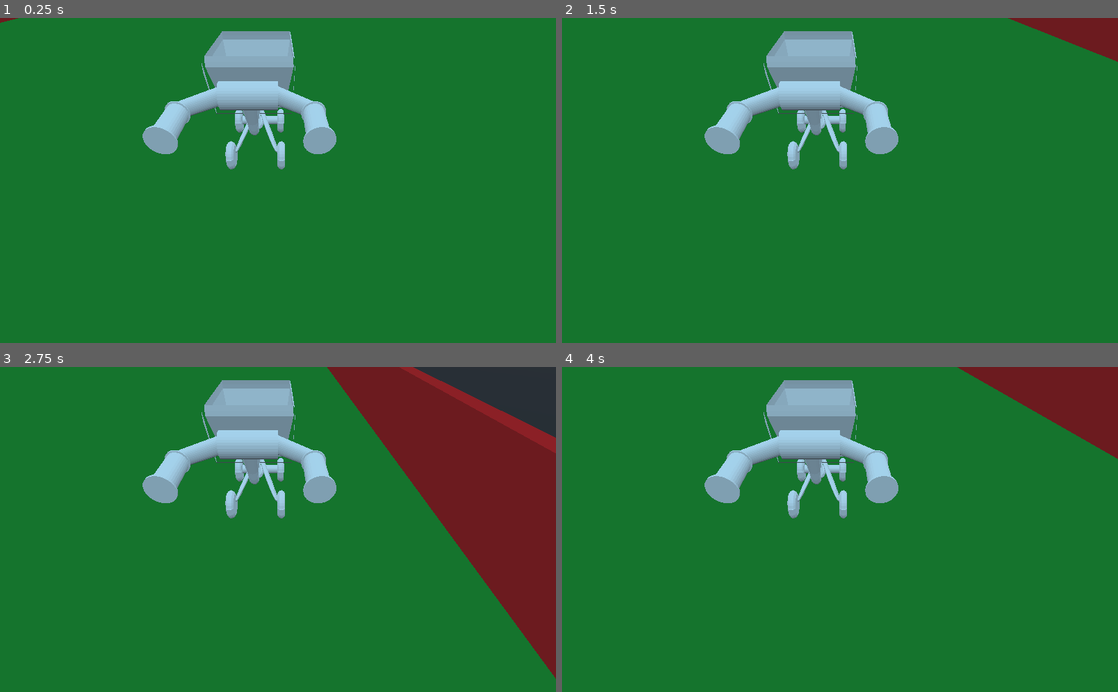
Above: before the commit, frames 1-4 (two rows, left to right).
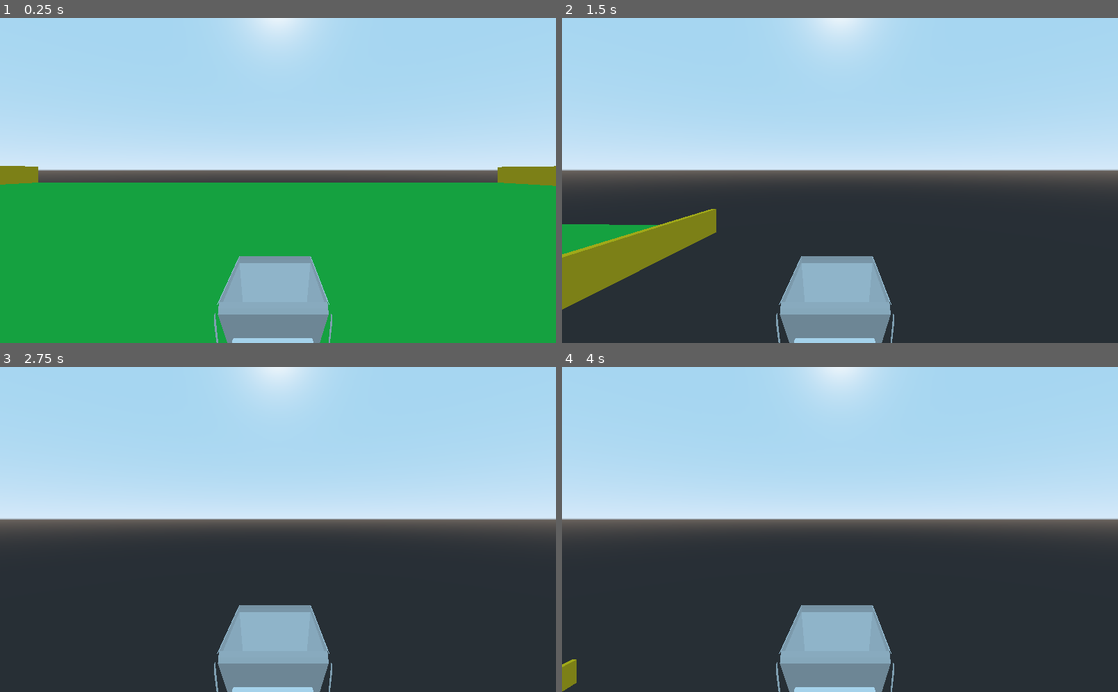
Above: after the commit, the same moments.

Repository: project-abstract/pilot
Game: Godot game, scene res://test.tscn
Same seed, same stepped clock (60 frames per second), same inputs: the game is played once before the commit and once after it.
Inputs:
- Up to frame 1 (0.25 s): no input
- Up to frame 2 (1.5 s): tap Enter at 0.5 s; hold Right 0.53-1.28 s; hold Space 0.53-1.28 s; hold Down from 1.28 s (still down); tap Space at 1.35 s
- Up to frame 3 (2.75 s): tap Space at 1.52, 1.82 s; release Down at 2.03 s; hold Right from 2.03 s (still down); hold Space from 2.03 s (still down)
- Up to frame 4 (4 s): release Right at 2.78 s; release Space at 2.78 s; hold Up 2.78-3.53 s; tap Space at 2.85, 3.02, 3.32, 3.5 s; hold Left from 3.53 s (still down); hold Space from 3.53 s (still down)

The runs differ from the first frame. In frame 1, 99% of the frame differs, in the area x 0-100%, y 0-100%; in frame 2, 99%; in frame 3, 99%; in frame 4, 99%.

Commit message:
Initial fixes

Diff:
--- a/Wall.tscn
+++ b/Wall.tscn
@@ -1,20 +1,19 @@
 [gd_scene load_steps=4 format=2]
 
-[sub_resource type="SpatialMaterial" id=1]
-albedo_color = Color( 0.85098, 0.12549, 0.12549, 1 )
+[sub_resource type="CubeMesh" id=1]
 
-[sub_resource type="CubeMesh" id=2]
-material = SubResource( 1 )
+[sub_resource type="SpatialMaterial" id=2]
+albedo_color = Color( 0.976471, 0.807843, 0.0352941, 1 )
 
 [sub_resource type="ConcavePolygonShape" id=3]
 data = PoolVector3Array( -1, 1, 1, 1, 1, 1, -1, -1, 1, 1, 1, 1, 1, -1, 1, -1, -1, 1, 1, 1, -1, -1, 1, -1, 1, -1, -1, -1 …(284 unchanged characters)…
 
-[node name="Wall" type="Spatial"]
+[node name="wall" type="Spatial"]
 
 [node name="MeshInstance" type="MeshInstance" parent="."]
-transform = Transform( 5, 0, 0, 0, 5, 0, 0, 0, 1, 0, 0, 0 )
-mesh = SubResource( 2 )
-material/0 = null
+transform = Transform( 100, 0, 0, 0, 50, 0, 0, 0, 1, 0, 49.8299, 0 )
+mesh = SubResource( 1 )
+material/0 = SubResource( 2 )
 
 [node name="StaticBody" type="StaticBody" parent="MeshInstance"]
 
--- a/cart.gd
+++ b/cart.gd
@@ -1,6 +1,9 @@
 extends KinematicBody
 
 var direction = Vector3()
+var speed = 200
+var velocity = Vector3()
+var g = -9.8
 
 func _physics_process(delta):
 	direction = Vector3(0,0,0)
@@ -13,5 +16,17 @@
 	if Input.is_key_pressed(KEY_RIGHT):
 		direction.x += 10
 	direction = direction.normalized()
-	move_and_collide(direction)
-	#move_and_slide(direction, Vector3(0,1,0))
+	direction = direction * speed
+	velocity.y += g*delta
+	velocity.x = direction.x
+	velocity.z = direction.z
+	if velocity.y > 0:
+		g = -29.4
+	else:
+		g = -9.8
+
+	#move_and_collide(velocity)
+	velocity = move_and_slide(velocity, Vector3(0,-1,0))
+
+	if Input.is_key_pressed(KEY_SPACE):
+		velocity.y = 20
--- a/cart.tscn
+++ b/cart.tscn
@@ -5,10 +5,11 @@
 [sub_resource type="CapsuleShape" id=1]
 
 [node name="cart" type="KinematicBody"]
+transform = Transform( 1, 0, 0, 0, 1, 0, 0, 0, 1, 0, 0, 5.33847 )
 
 [node name="shopping_cart" parent="." instance=ExtResource( 1 )]
-transform = Transform( 1, 0, 0, 0, 1, 0, 0, 0, 1, 4.83566, 1.60901, -4.16551 )
+transform = Transform( 1, 0, 0, 0, 1, 0, 0, 0, 1, 3.77335, 1.559, -5.29198 )
 
 [node name="CollisionShape" type="CollisionShape" parent="."]
-transform = Transform( 1.93543, 0, 0, 0, 1.9365, 0, 0, 0, 2.75335, 5.01232, 1.58714, -4.54776 )
+transform = Transform( 1.71771, 0, 0, 0, 1.66336, 0, 0, 0, 2.34125, 3.9019, 1.24957, -5.18132 )
 shape = SubResource( 1 )
--- a/floor.tscn
+++ b/floor.tscn
@@ -1,23 +1,21 @@
 [gd_scene load_steps=4 format=2]
 
-[sub_resource type="SpatialMaterial" id=1]
-albedo_color = Color( 0.105882, 0.552941, 0.164706, 1 )
+[sub_resource type="CubeMesh" id=1]
 
-[sub_resource type="CubeMesh" id=2]
-material = SubResource( 1 )
+[sub_resource type="SpatialMaterial" id=2]
+albedo_color = Color( 0.109804, 0.768627, 0.258824, 1 )
 
 [sub_resource type="ConcavePolygonShape" id=3]
 data = PoolVector3Array( -1, 1, 1, 1, 1, 1, -1, -1, 1, 1, 1, 1, 1, -1, 1, -1, -1, 1, 1, 1, -1, -1, 1, -1, 1, -1, -1, -1 …(284 unchanged characters)…
 
-[node name="Floor" type="Spatial"]
+[node name="floor" type="Spatial"]
 
 [node name="MeshInstance" type="MeshInstance" parent="."]
-transform = Transform( 100, 0, 0, 0, 1, 0, 0, 0, 100, -0.16386, 1.07211, -0.399003 )
-mesh = SubResource( 2 )
-material/0 = null
+transform = Transform( 100, 0, 0, 0, 1, 0, 0, 0, 100, 0, 0, 0 )
+mesh = SubResource( 1 )
+material/0 = SubResource( 2 )
 
 [node name="StaticBody" type="StaticBody" parent="MeshInstance"]
 
 [node name="CollisionShape" type="CollisionShape" parent="MeshInstance/StaticBody"]
-transform = Transform( -0.00489924, 0, 0, 0, -0.00489924, 0, 0, 0, -0.00489924, 0, 0, 0 )
 shape = SubResource( 3 )
--- a/test.tscn
+++ b/test.tscn
@@ -2,28 +2,28 @@
 
 [ext_resource path="res://floor.tscn" type="PackedScene" id=1]
 [ext_resource path="res://cart.tscn" type="PackedScene" id=2]
-[ext_resource path="res://Wall.tscn" type="PackedScene" id=3]
+[ext_resource path="res://wall.tscn" type="PackedScene" id=3]
 [ext_resource path="res://cart.gd" type="Script" id=4]
 
-[node name="Spatial" type="Spatial"]
+[node name="test" type="Spatial"]
 
-[node name="Floor" parent="." instance=ExtResource( 1 )]
+[node name="floor" parent="." instance=ExtResource( 1 )]
 
-[node name="Wall" parent="Floor" instance=ExtResource( 3 )]
-transform = Transform( 20, 0, 0, 0, 1, 0, 0, 0, 1, 0, 7.14827, -99.7198 )
+[node name="wall" parent="." instance=ExtResource( 3 )]
+transform = Transform( 1, 0, 0, 0, 0.1, 0, 0, 0, 1, 0, -2.29652, -101.089 )
 
-[node name="Wall2" parent="Floor" instance=ExtResource( 3 )]
-transform = Transform( 20, 0, 0, 0, 1, 0, 0, 0, 1, 0, 7.14827, 100.28 )
+[node name="wall2" parent="." instance=ExtResource( 3 )]
+transform = Transform( 1, 0, 0, 0, 0.1, 0, 0, 0, 1, 0, -2.17926, 99.1026 )
 
-[node name="Wall3" parent="Floor" instance=ExtResource( 3 )]
-transform = Transform( -8.74228e-07, 0, -1, 0, 1, 0, 20, 0, -4.37114e-08, -99, 7.14827, 1.28018 )
+[node name="wall3" parent="." instance=ExtResource( 3 )]
+transform = Transform( -1.62921e-07, 0, 1, 0, 0.1, 0, -1, 0, -1.62921e-07, -100.254, -2.04428, -0.18071 )
 
-[node name="Wall4" parent="Floor" instance=ExtResource( 3 )]
-transform = Transform( -8.74228e-07, 0, -1, 0, 1, 0, 20, 0, -4.37114e-08, 99, 7.14827, 1.28018 )
+[node name="wall4" parent="." instance=ExtResource( 3 )]
+transform = Transform( -1.62921e-07, 0, 1, 0, 0.1, 0, -1, 0, -1.62921e-07, 99.5096, -2.279, -0.18071 )
 
 [node name="cart" parent="." instance=ExtResource( 2 )]
-transform = Transform( 3, 0, 0, 0, 3, 0, 0, 0, 3, -22.6464, 5.98886, 32.4649 )
+transform = Transform( 1, 0, 0, 0, 1, 0, 0, 0, 1, 0, 1.60653, 5.33847 )
 script = ExtResource( 4 )
 
-[node name="Camera2" type="Camera" parent="cart"]
-transform = Transform( 0.2, 0, 0, 0, 0.142334, 0.140503, 0, -0.140503, 0.142334, 5.44328, 4.31777, 1.75503 )
+[node name="ClippedCamera" type="ClippedCamera" parent="cart"]
+transform = Transform( 1, 0, 0, 0, 0.998968, 0.0454153, 0, -0.0454153, 0.998968, 3.85357, 4.96942, -0.742628 )
